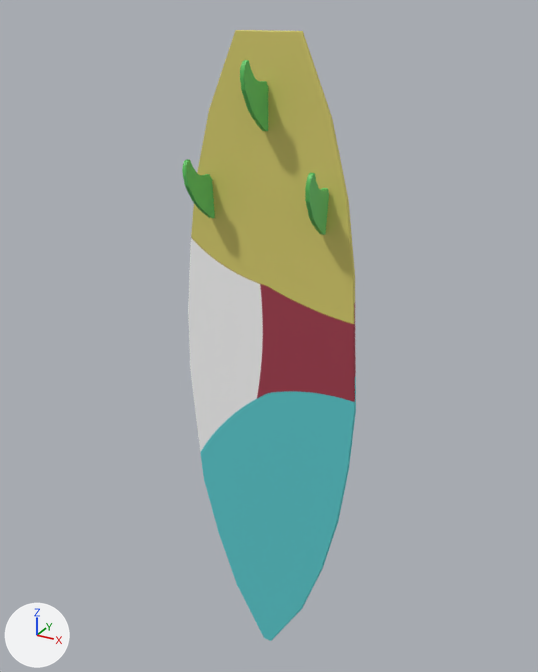
A saved change to the FBX model Spelprojekt/Spelprojekt/Models/surfboardTrippy.fbx.
The view is the same before and after, from a 50 mm camera at (0.0232, -0.042, 0.0252) aimed at (-0.0002, 0.0004, 0.004). Lighting does not change. The marker at lower left points along +X, +Y and +Z. Where no turn or scale is listed for an object, it has been applied to the vertices.

The scene before the commit, as lines of its bpy script (objects in view):
```python
mat_phong1 = principled_material('phong1')
mat_phong1.texture = img_surfboard_trippy_png
mat_phong1.roughness = 0.553
me_mesh = bpy.data.meshes.new('Mesh')
me_mesh.from_pydata(...)  # 2800 vertices, 5584 faces; spans x -0.0068..0.0068, y -0.0016..0.0016, z -0.024..0.024
me_mesh.materials.append(mat_phong1)  # picture img_surfboard_trippy_png
ob_surfingboard = bpy.data.objects.new('surfingBoard', me_mesh)
ob_surfingboard.location = (0.00005, -0.00145, 0.0)
```
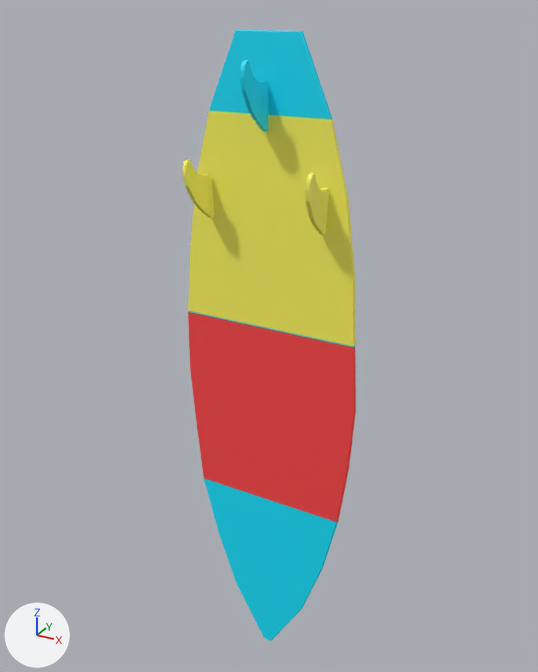
Commit message: Changes Surfboard

Location of each change, [x1, y1, x2, y2] in pixels of the pictures (538 x 672 px):
'surfingBoard', surface changed: [182, 30, 356, 641] in both

The change, as a diff of the scene's bpy script:
```diff
--- a/Spelprojekt/Spelprojekt/Models/surfboardTrippy.fbx.py
+++ b/Spelprojekt/Spelprojekt/Models/surfboardTrippy.fbx.py
@@ img_surfboardtrippy_albedo_png @@
+img_surfboardtrippy_albedo_png = load_image('SurfboardTrippy_Albedo.png', '../Textures/SurfboardTrippy_Albedo.png', 2048, 2048, 'sRGB')
@@ mat_phong1 @@
 mat_phong1 = principled_material('phong1')
-mat_phong1.texture = img_surfboard_trippy_png
+mat_phong1.texture = img_surfboardtrippy_albedo_png
 mat_phong1.roughness = 0.553
@@ me_mesh @@
 me_mesh.from_pydata(...)  # 2800 vertices, 5584 faces; spans x -0.0068..0.0068, y -0.0016..0.0016, z -0.024..0.024
 # used by ob_surfingboard; location = (0.00005, -0.00145, 0.0)
+# me_mesh part 1: texture (UV) coordinates of 5584 of 5584 faces, centred in x -0.0068..0.0068, y -0.0016..0.0016, z -0.024..0.024, changed; they spanned u 0.02..0.98, v 0.01..0.99 and now span u 0.0..0.91, v 0.0..1.0
 me_mesh.materials.append(mat_phong1)
```
